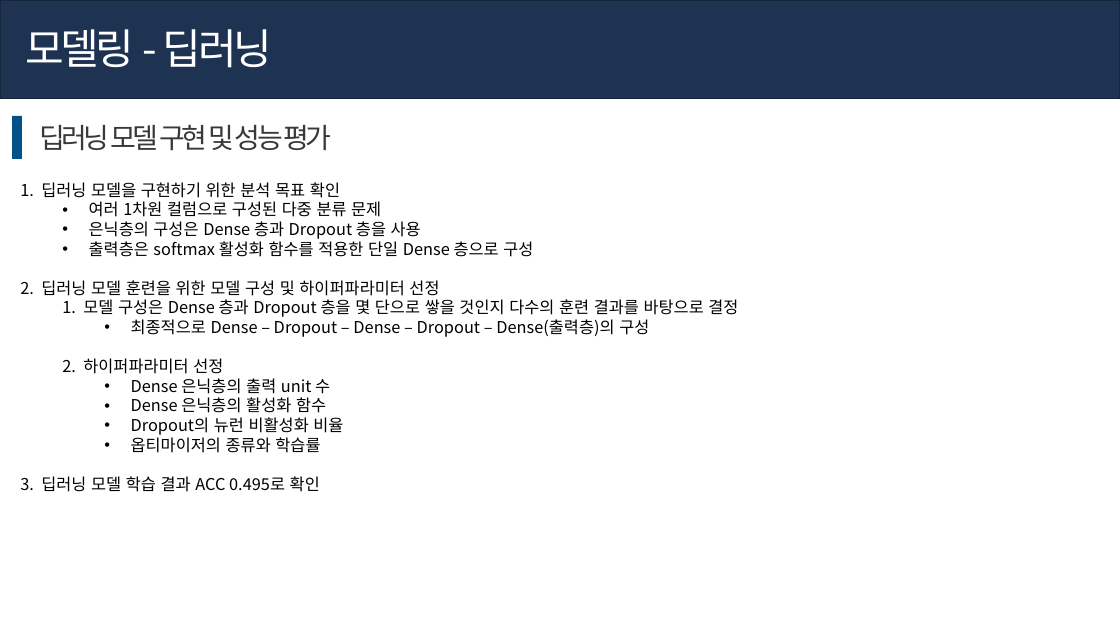
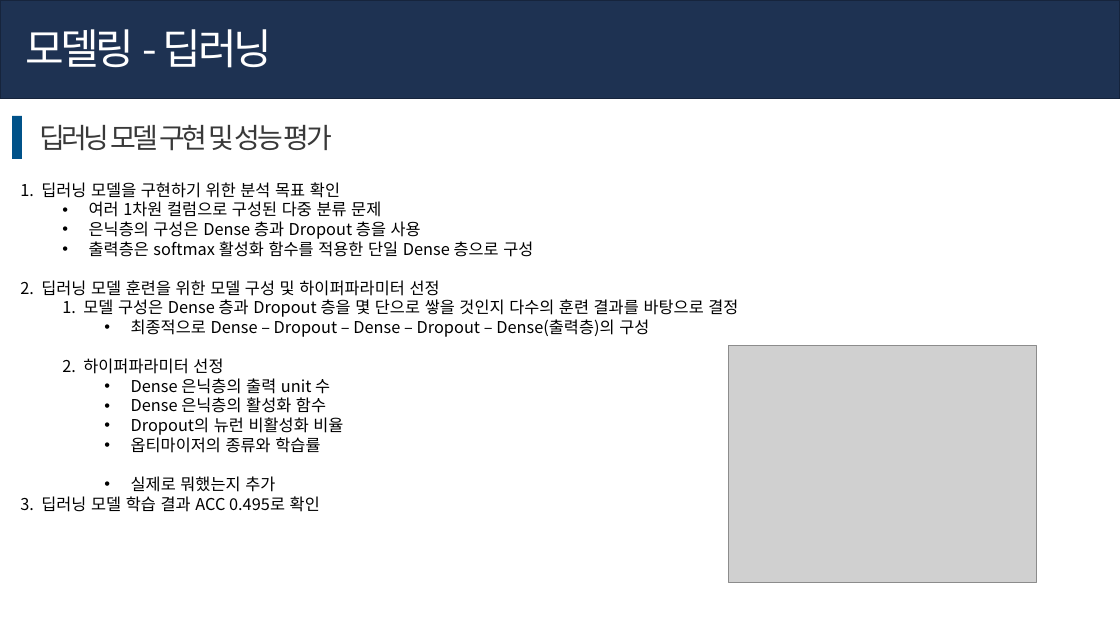
Before and after one commit to hyk2202/mega_final_project, a slide deck: slide 17 of ppt_김한열.pptx (slide 12 before the commit). Drawn at 1120x630 pixels with LibreOffice and Linux fonts; fonts in the diff are those of the drawing; grey boxes stand for pictures. Boxes give left, top, right and bottom in pixels: in the first picture for what was removed or moved away, otherwise in the second. Text is boxed around its words. In the diff, an @@ line names an element or a change of style, - is before the commit and + after.

```diff
--- a/ppt_김한열.pptx
+++ b/ppt_김한열.pptx
@@ picture added at (728,345,1037,582) @@
@@ text at (131,476,275,492): paragraph added @@
+    • 실제로 뭐했는지 추가
```
Also in this commit, not shown: 7 other slides changed, 8 slides added, 9 other files.
